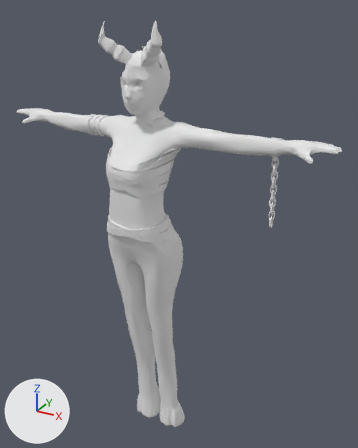
The Blender file Jinx/Demon.blend: old version first, new version second.
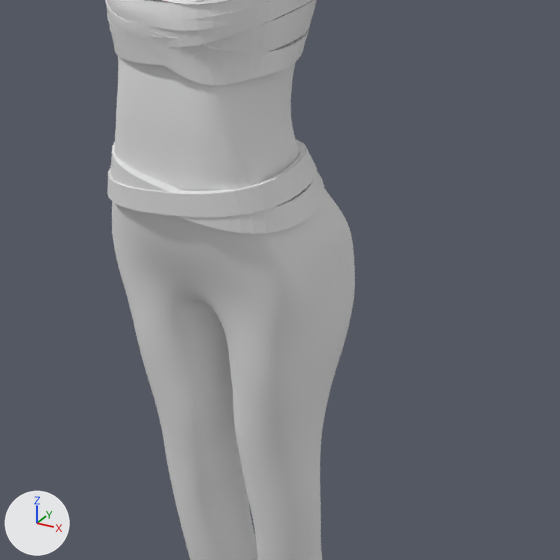
Old and new are each drawn whole from a 50 mm camera at (10.7, -17.5, 10.39) aimed at (0.84, 0.43, 1.42) and again close up on the part from 21% to 69% of the width and 38% to 77% of the height. Lighting does not change. The marker at lower left points along +X, +Y and +Z.

Objects in the first close-up: 'Body', 'Opaska- piersi', 'Pas 1', 'Pas 2'.
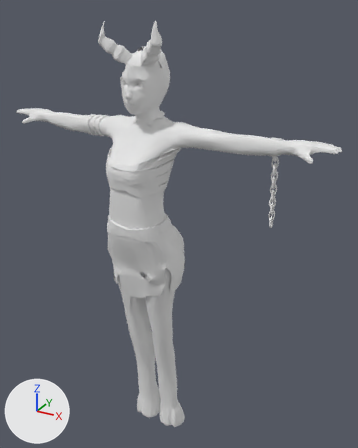
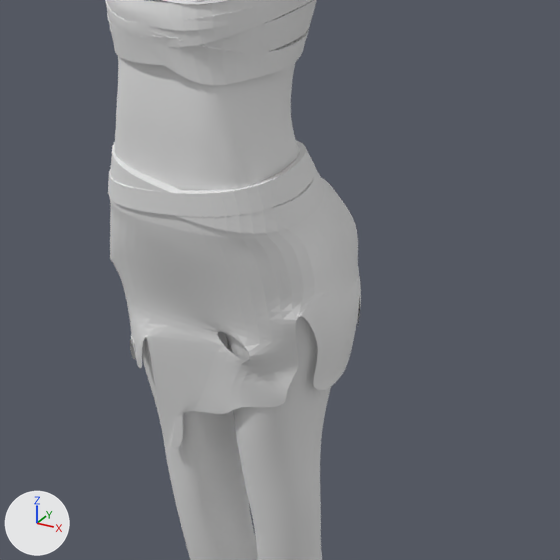
Pixel boxes [x1, y1, x2, y2] of what changed, in the close-ups (560 x 560 px):
'Circle', added: after [110, 178, 361, 448]

Diff of the bpy script that builds the scene:
```diff
--- a/Jinx/Demon.blend.py
+++ b/Jinx/Demon.blend.py
@@ me_circle @@
+me_circle.from_pydata(...)  # 232 vertices, 144 faces; spans x -1.31..1.31, y -1.13..1.89, z -3.35..0.01
@@ ob_circle @@
+ob_circle = bpy.data.objects.new('Circle', me_circle)
+ob_circle.location = (0.01, -1.51, 2.05)
+ob_circle.scale = (1.33, 1.33, 1.33)
+_m = ob_circle.modifiers.new('Shrinkwrap', 'SHRINKWRAP')
+_m.target = ob_body
+_m.offset = 0.13
+_m = ob_circle.modifiers.new('Subsurf', 'SUBSURF')
+_m.levels = 3
```
